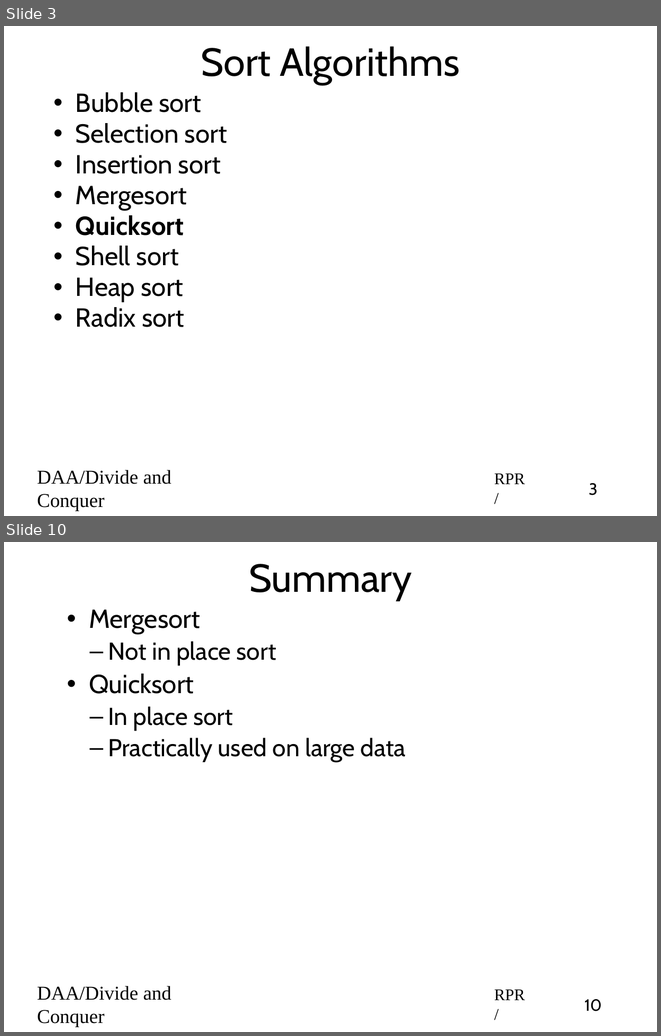
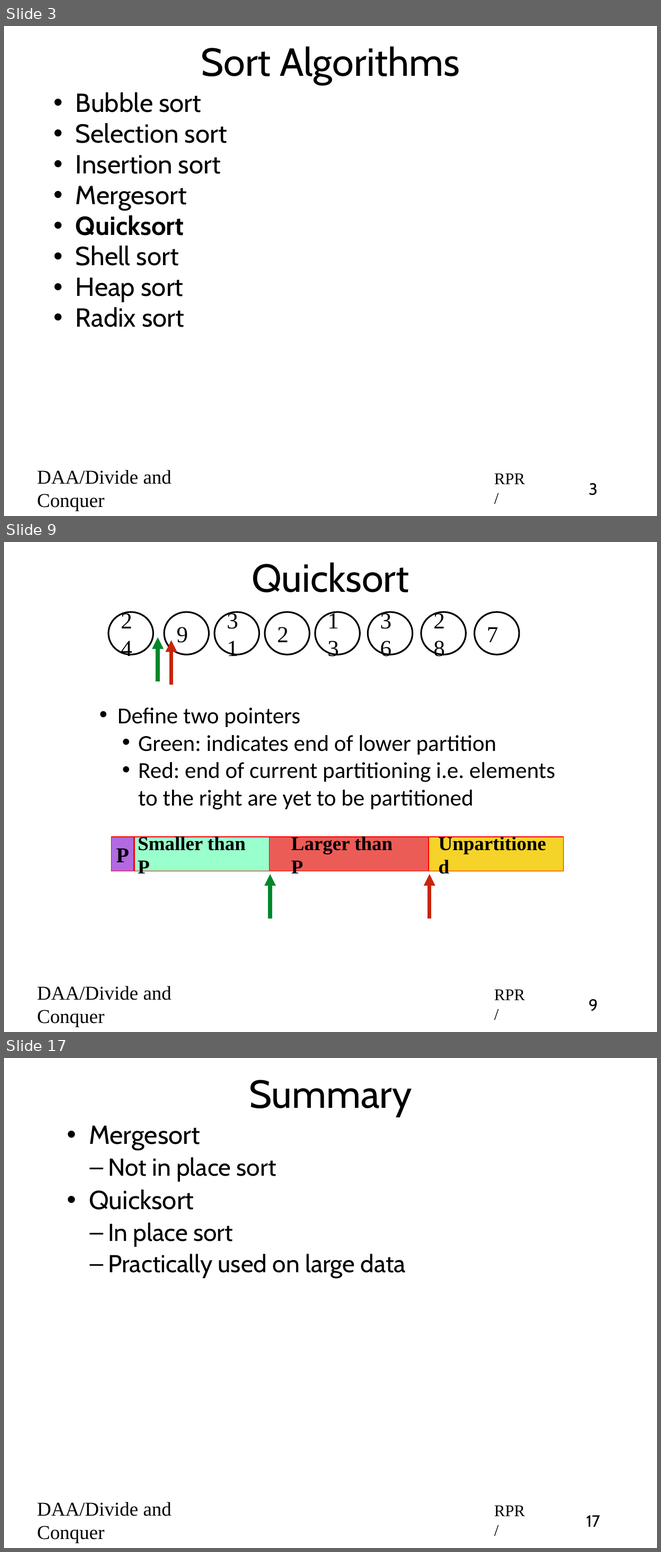
Before and after one commit to rprustagi/2019_20-Even-18CS42-DAA, a slide deck: Slides/2020-Even-DAA-L12-Divide-Conquer-Quicksort.pptx. Shown one above the other, each under a label of ours: slides 3 and 10 before the commit, slides 3, 9 and 17 after it; the slides between them are not shown. The pictures are 661x1036 and 661x1552 pixels, drawn with LibreOffice and Linux fonts; fonts in the diff are those of the drawing. Boxes give left, top, right and bottom in pixels: in the first picture for what was removed or moved away, otherwise in the second. Text is boxed around its words. In the diff, an @@ line names an element or a change of style, - is before the commit and + after.

```diff
--- a/Slides/2020-Even-DAA-L12-Divide-Conquer-Quicksort.pptx
+++ b/Slides/2020-Even-DAA-L12-Divide-Conquer-Quicksort.pptx
@@ slide 9 added at (x1=4, y1=542, x2=657, y2=1032), background #FFFFFF @@
@@ title added at (x1=252, y1=562, x2=409, y2=592), 48 pt, text #000000 @@
+Quicksort
@@ ellipse added at (x1=108, y1=612, x2=153, y2=654), outline #000000 2 pt, 28 pt, text #000000 @@
+24
@@ ellipse added at (x1=164, y1=612, x2=209, y2=654), outline #000000 2 pt, 28 pt, text #000000 @@
+9
@@ ellipse added at (x1=214, y1=612, x2=259, y2=654), outline #000000 2 pt, 28 pt, text #000000 @@
+31
@@ ellipse added at (x1=265, y1=612, x2=310, y2=654), outline #000000 2 pt, 28 pt, text #000000 @@
+2
@@ ellipse added at (x1=315, y1=612, x2=360, y2=654), outline #000000 2 pt, 28 pt, text #000000 @@
+13
@@ ellipse added at (x1=368, y1=612, x2=413, y2=654), outline #000000 2 pt, 28 pt, text #000000 @@
+36
@@ ellipse added at (x1=421, y1=612, x2=466, y2=654), outline #000000 2 pt, 28 pt, text #000000 @@
+28
@@ ellipse added at (x1=474, y1=612, x2=519, y2=654), outline #000000 2 pt, 28 pt, text #000000 @@
+7
@@ arrow added from (158, 681) to (158, 637), #00882B 4.75 pt @@
@@ arrow added from (171, 684) to (171, 640), #C82506 4.75 pt @@
@@ text added at (x1=117, y1=707, x2=555, y2=810), 28 pt, text #000000 @@
+• Define two pointers
+  • Green: indicates end of lower partition
+  • Red: end of current partitioning i.e. elements to the right are yet to be partitioned
@@ rectangle added at (x1=112, y1=837, x2=134, y2=871), fill #B36AE1, outline #FF0000 1 pt, 26 pt, text #000000, bold @@
+P
@@ rectangle added at (x1=134, y1=837, x2=270, y2=871), fill #99FFCC, outline #FF0000 1 pt @@
@@ text added at (x1=138, y1=835, x2=246, y2=877), 24 pt, text #000000, bold @@
+Smaller than P
@@ rectangle added at (x1=269, y1=837, x2=428, y2=871), fill #EC5C57, outline #FF0000 1 pt @@
@@ text added at (x1=291, y1=835, x2=392, y2=877), 24 pt, text #000000, bold @@
+Larger than P
@@ rectangle added at (x1=429, y1=837, x2=564, y2=871), fill #F5D328, outline #FF0000 1 pt @@
@@ text added at (x1=432, y1=840, x2=561, y2=867), 24 pt, text #000000, bold @@
+Unpartitioned
@@ arrow added from (270, 918) to (270, 874), #00882B 4.75 pt @@
@@ arrow added from (430, 918) to (430, 874), #C82506 4.75 pt @@
@@ text added at (x1=37, y1=986, x2=171, y2=1027), 24 pt, text #000000 @@
+DAA/Divide and Conquer
@@ text added at (x1=494, y1=989, x2=525, y2=1000), 20 pt, text #000000 @@
+RPR/
@@ page number added at (x1=589, y1=999, x2=598, y2=1011), 20 pt, text #000000 @@
+9
@@ what was slide 10 is now slide 17 @@
@@ page number at (x1=586, y1=1515, x2=600, y2=1527): text changed @@
-10
+17
```
Also in this commit, not shown: 6 slides changed, 7 other slides added, 1 other file.
